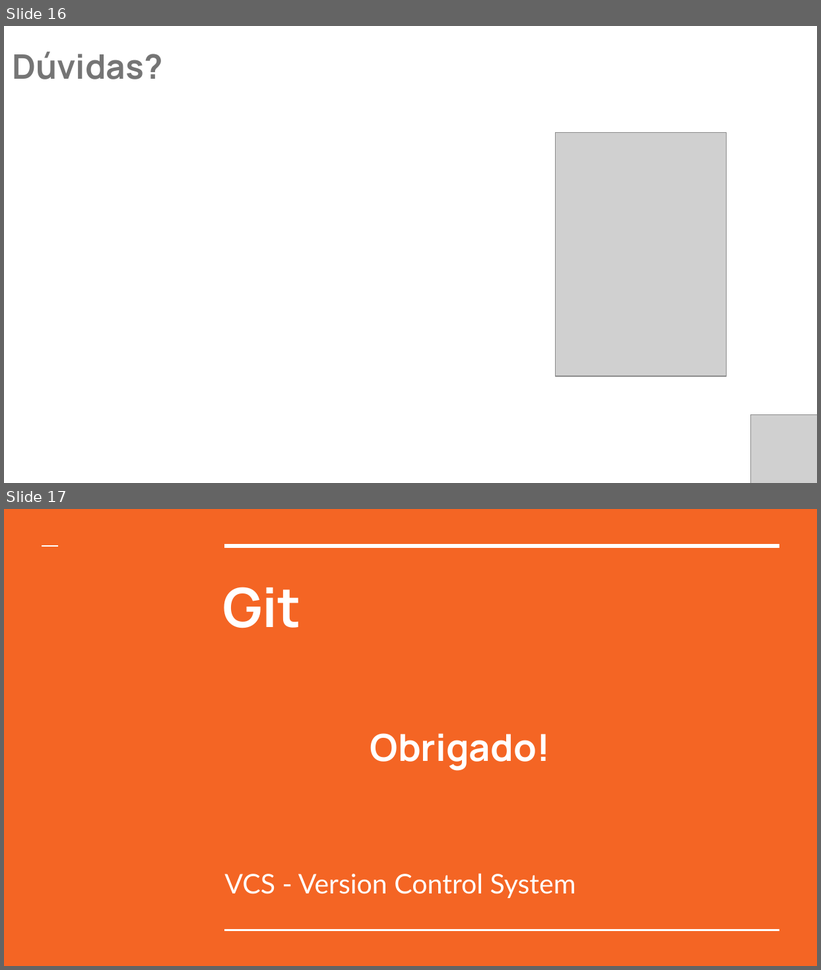
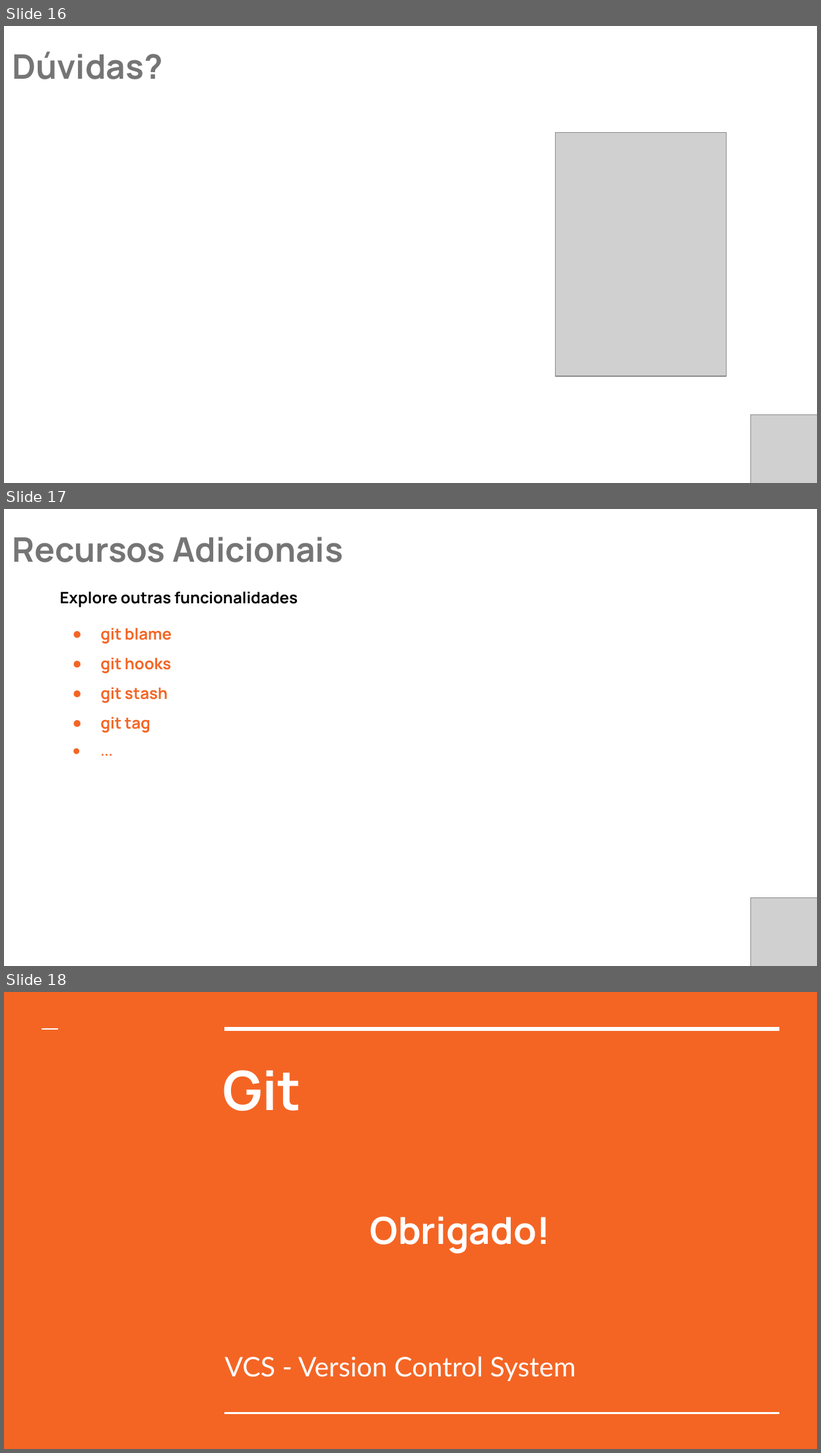
Before and after one commit to EvertonBrzozowyAlves/TreinamentoGit, a slide deck: Treinamento GIT.pptx. Shown one above the other, each under a label of ours: slides 16 and 17 before the commit, slides 16, 17 and 18 after it. The pictures are 821x970 and 821x1453 pixels, drawn with LibreOffice and Linux fonts; fonts in the diff are those of the drawing; grey boxes stand for pictures. Boxes give left, top, right and bottom in pixels: in the first picture for what was removed or moved away, otherwise in the second. Text is boxed around its words. In the diff, an @@ line names an element or a change of style, - is before the commit and + after.

```diff
--- a/Treinamento GIT.pptx
+++ b/Treinamento GIT.pptx
@@ slide 17 added at (x1=4, y1=509, x2=817, y2=966), background #FFFFFF @@
@@ text added at (x1=12, y1=537, x2=343, y2=562), 30 pt, text #757575, bold @@
+Recursos Adicionais
@@ text added at (x1=60, y1=591, x2=298, y2=733), 14 pt, text #F46524, bold @@
+Explore outras funcionalidades
+● git blame
+● git hooks
+● git stash
+● git tag
+● ...
@@ picture added at (x1=751, y1=898, x2=817, y2=966) @@
@@ what was slide 17 is now slide 18 @@
```
Also in this commit, not shown: 5 slides changed, 1 other file.
